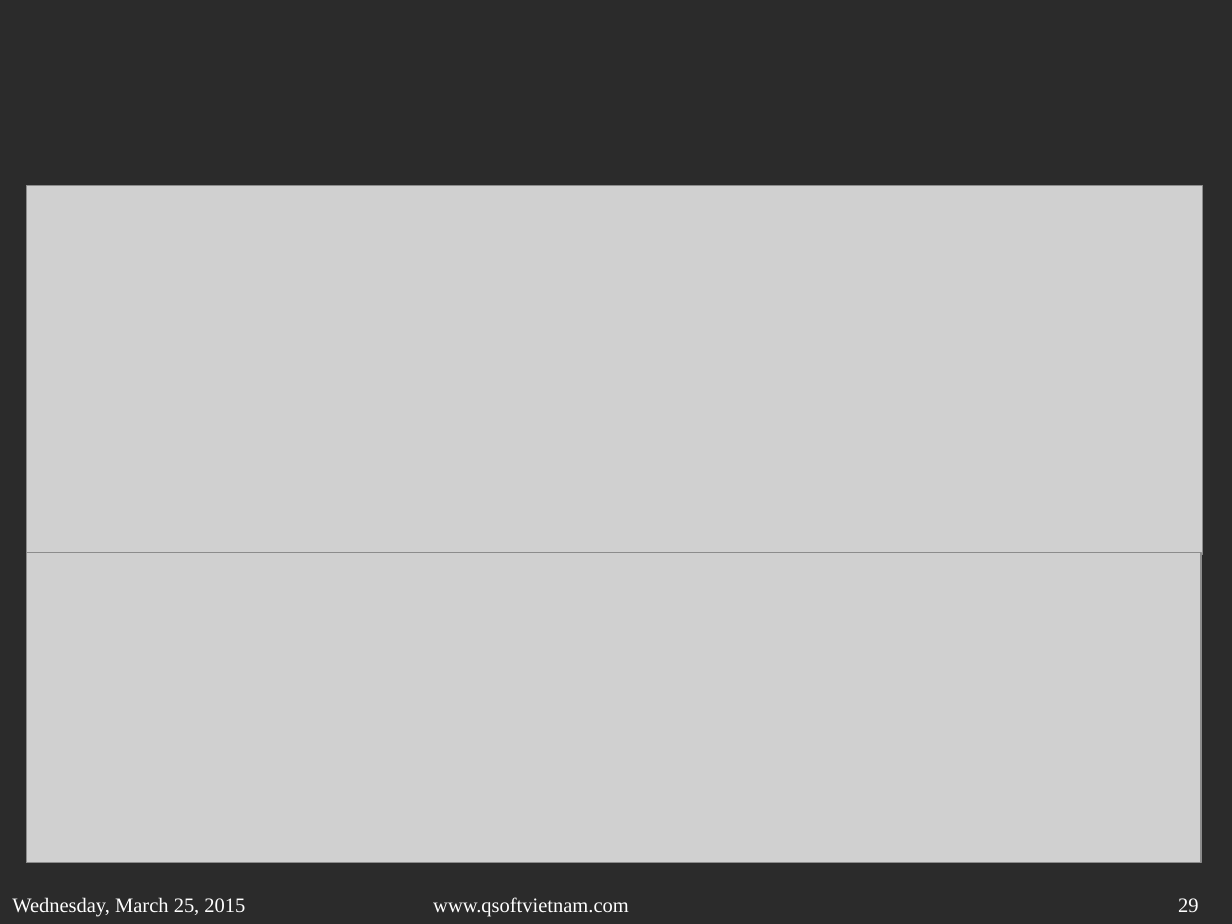
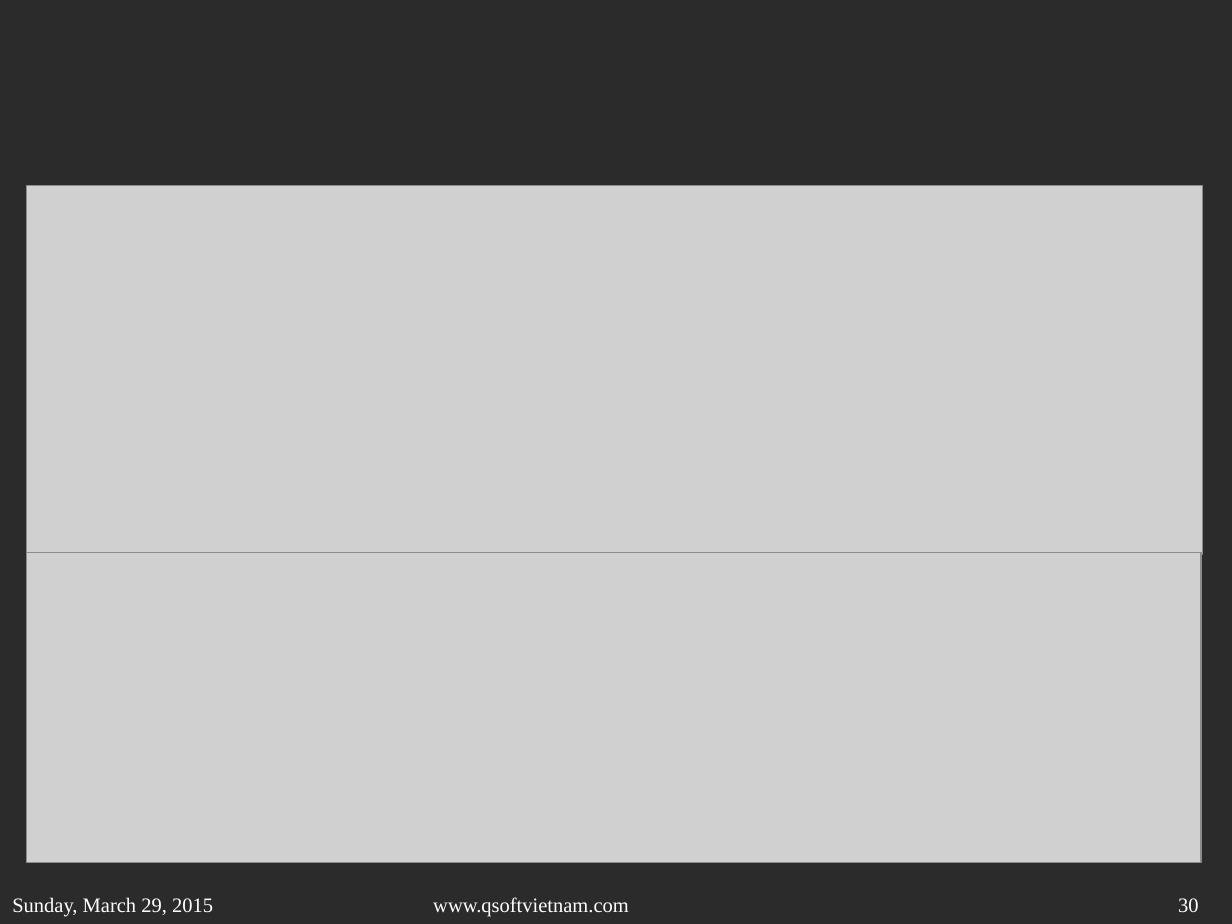
Before and after one commit to sonvq-qsoftvn/htmltraining, a slide deck: slide 30 of QSoftVietnam_SlideTemplate2014- Sonvq.pptx (slide 29 before the commit). Drawn at 1232x924 pixels with LibreOffice and Linux fonts; fonts in the diff are those of the drawing; grey boxes stand for pictures; background and template pictures are left out; a plain dark background stands for a picture behind light text. Boxes give left, top, right and bottom in pixels: in the first picture for what was removed or moved away, otherwise in the second. Text is boxed around its words. In the diff, an @@ line names an element or a change of style, - is before the commit and + after.

```diff
--- a/QSoftVietnam_SlideTemplate2014- Sonvq.pptx
+++ b/QSoftVietnam_SlideTemplate2014- Sonvq.pptx
@@ text at (12,897,213,917): text changed @@
-Wednesday, March 25, 2015
+Sunday, March 29, 2015
@@ page number at (1178,898,1198,912): text changed @@
-29
+30
```
Also in this commit, not shown: 31 other slides changed, 4 slides added, 9 other files.
